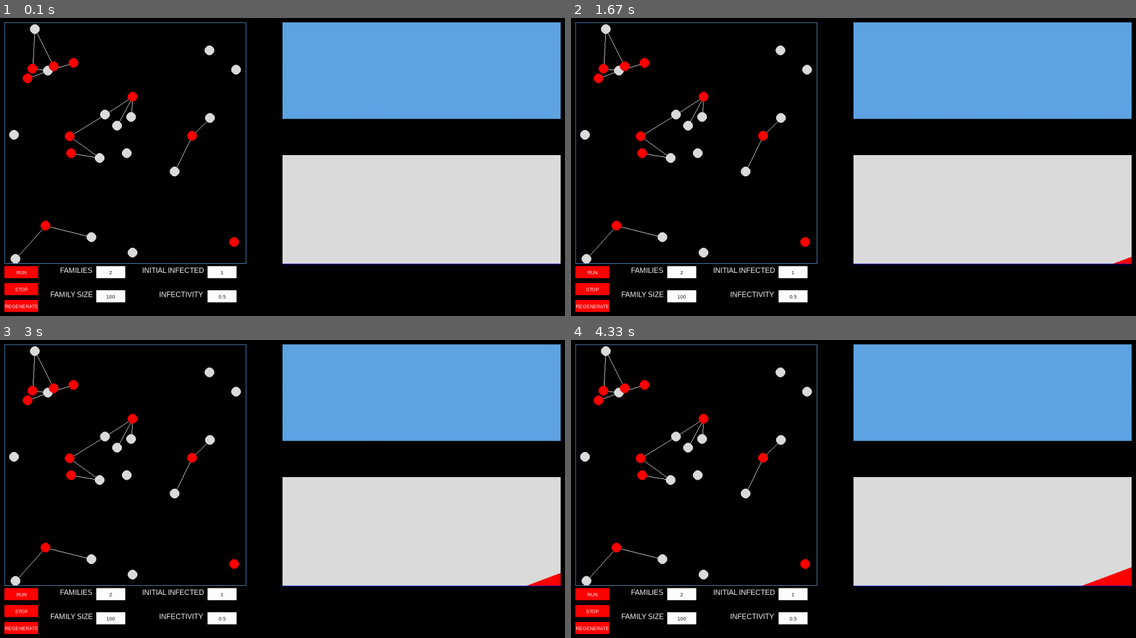
Above: before the commit, frames 1-4 (two rows, left to right).
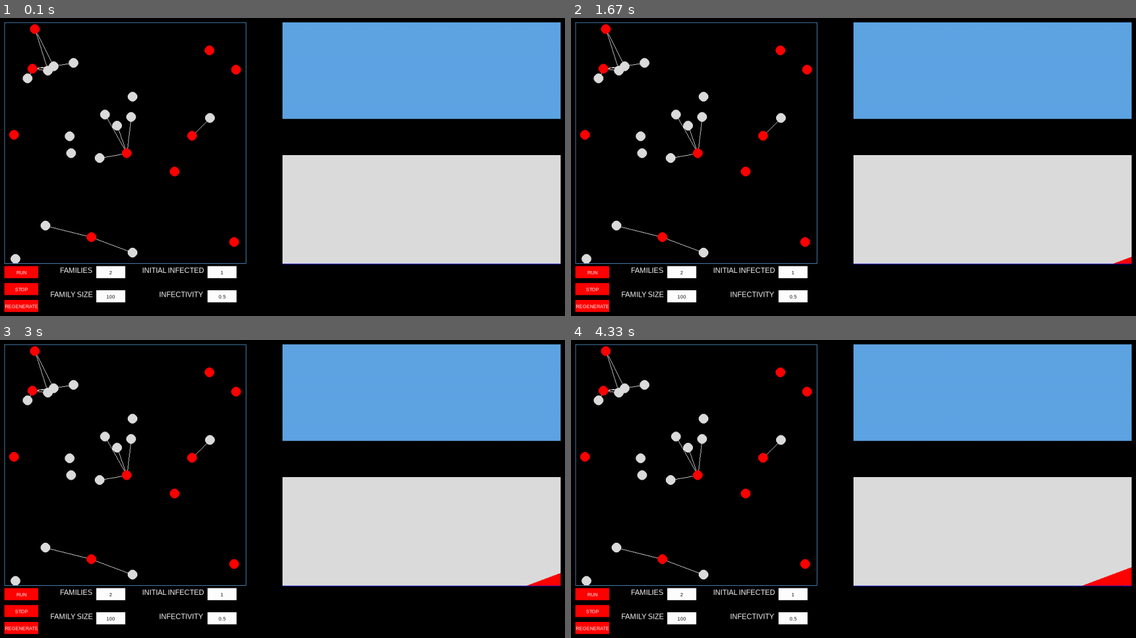
Above: after the commit, the same moments.

Repository: linyirun/EpidemicSimulator
Game: pygame game, started from main.py
Same seed, same stepped clock (60 frames per second), same inputs: the game is played once before the commit and once after it.
Inputs (mouse positions are in pixels of both pictures, inside the frame that each line leads up to):
- Up to frame 1 (0.1 s): no input
- Up to frame 2 (1.67 s): click "RUN" at 0.4 s; click (859, 184) at 0.73 s; click "1" at 1.07 s; click (1068, 274) at 1.4 s
- Up to frame 3 (3 s): click "100" at 2.23 s; click (265, 435) at 2.57 s
- Up to frame 4 (4.33 s): click "2" at 3.4 s; click (1034, 480) at 3.73 s

The runs differ from the first frame. In frame 1, 0.9% of the frame differs, in the area x 1-43%, y 1-80%; in frame 2, 0.9%; in frame 3, 0.9%; in frame 4, 0.9%.

Commit message:
added family_to_id in simulation

Diff:
--- a/simulation.py
+++ b/simulation.py
@@ -14,6 +14,7 @@
     frame_num: int
     infected: set
     recover_period: int # in second
+    id_to_family: dict[int, list[Person]]
 
     def __init__(self, num_family: int, family_size: int, speed: float, recover_period, initial_infected: int):
         """
@@ -28,10 +29,11 @@
         self.frame_num = 0
         self.num_family = num_family
         self.family_size = family_size
+        self.id_to_family = {}
 
         person_id = 0
         for i in range(1, num_family+1):
-            added = set()
+            added = []
             # Create a clique between this family, and add each person in the family to the suspectible
             # set in the graph
             for _ in range(family_size):
@@ -41,9 +43,10 @@
                 person_id += 1
                 for one in added:
                     self.simu_graph.build_family_edge(one, person)
-                added.add(person)
+                added.append(person)
                 self.simu_graph.susceptible.add(person)
                 self.simu_graph.id_to_person[person.id] = person
+            self.id_to_family[i] = added
 
         # Randomly choose initial_infected number of people to be infected
         for _ in range(initial_infected):
